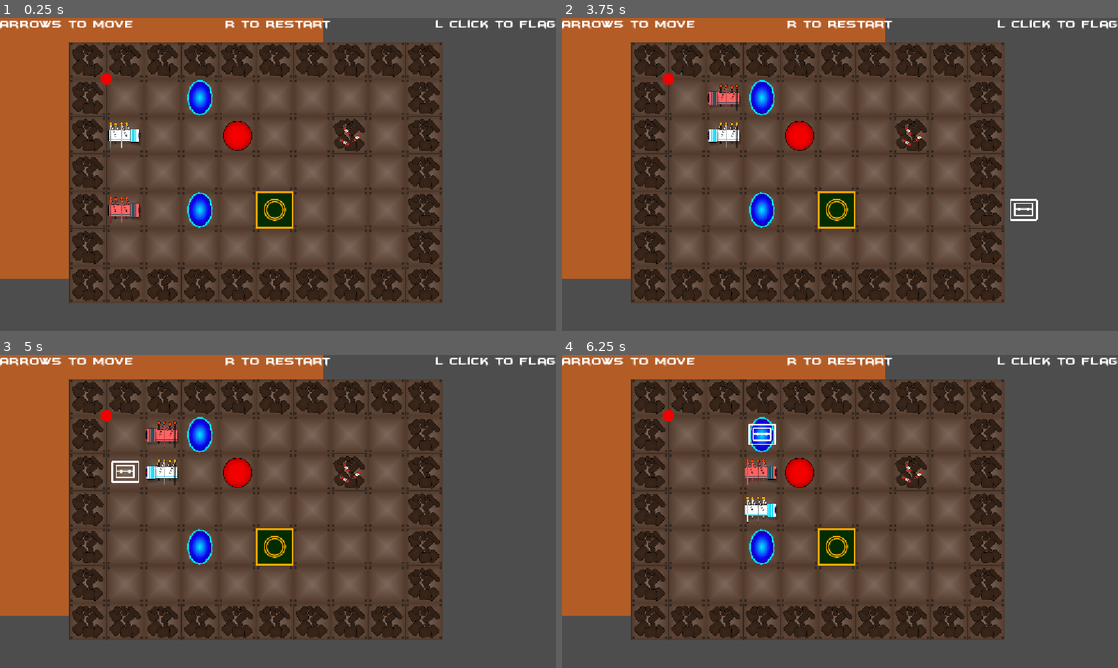
Above: before the commit, frames 1-4 (two rows, left to right).
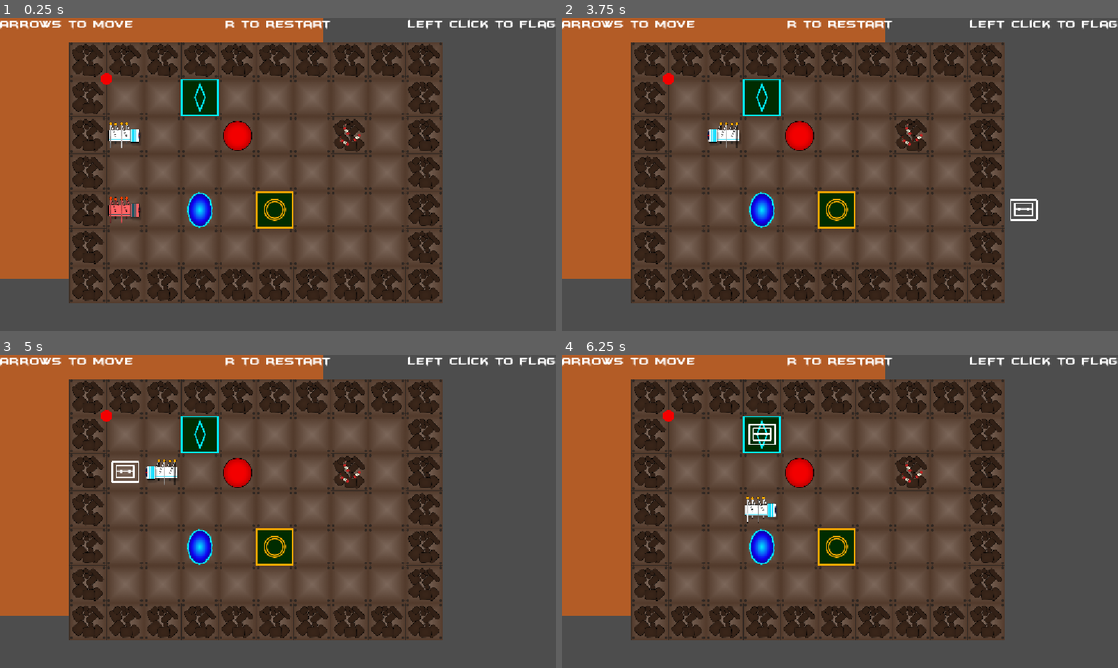
Above: after the commit, the same moments.

Repository: yuesubi/unijam-2026
Game: Godot game, scene res://Arthur/test_level.tscn
Same seed, same stepped clock (60 frames per second), same inputs: the game is played once before the commit and once after it. This scene is started directly instead of the project's main scene.
Inputs (mouse positions are in pixels of both pictures, inside the frame that each line leads up to):
- Up to frame 1 (0.25 s): no input
- Up to frame 2 (3.75 s): tap Enter (ui_accept) at 0.5, 0.77, 1.25, 1.52, 2, 2.75, 3.02, 3.5 s; move the mouse to (962, 158) at 0.52 s; hold Right (ui_right) 0.53-1.28 s; click (962, 158) at 0.6 s; move the mouse to (728, 190) at 1.27 s; hold Down (ui_down) 1.28-2.03 s; click (728, 190) at 1.35 s; move the mouse to (895, 105) at 2.02 s; hold Right (ui_right) 2.03-2.78 s; click (895, 105) at 2.1 s; move the mouse to (812, 237) at 2.77 s; hold Up (ui_up) 2.78-3.53 s; click (812, 237) at 2.85 s; move the mouse to (1006, 221) at 3.52 s; hold Left (ui_left) from 3.53 s (still down); click (1006, 221) at 3.6 s
- Up to frame 3 (5 s): keep holding Left (ui_left); tap Enter (ui_accept) at 3.77, 4.25, 4.52 s; move the mouse to (111, 464) at 4.27 s; click (111, 464) at 4.35 s
- Up to frame 4 (6.25 s): move the mouse to (867, 511) at 5.02 s; release Left (ui_left) at 5.03 s; hold Down (ui_down) 5.03-5.78 s; click (867, 511) at 5.1 s; move the mouse to (756, 433) at 5.77 s; hold Right (ui_right) from 5.78 s (still down); click (756, 433) at 5.85 s; tap Enter (ui_accept) at 6.02 s

The runs differ from the first frame. In frame 1, 0.9% of the frame differs, in the area x 32-80%, y 0-32%; in frame 2, 1.2%, in the area x 26-80%, y 0-32%; in frame 3, 1.2%; in frame 4, 1.1%.

Commit message:
Fixed portal bug bvhjgfcvbjghfcvhgytfcuytfgc
Also changed text "L click" to "Left click"

Diff:
--- a/into-the-maze/Arthur/test_level.tscn
+++ b/into-the-maze/Arthur/test_level.tscn
@@ -2,41 +2,45 @@
 
 [ext_resource type="PackedScene" uid="uid://c7q4y8ug8og56" path="res://Scenes/level_base.tscn" id="1_oees7"]
 [ext_resource type="PackedScene" uid="uid://k853sanxs4hq" path="res://Scenes/button/button.tscn" id="2_lsky8"]
+[ext_resource type="Texture2D" uid="uid://cf2lsp2od0ra7" path="res://Assets/spider/Spider_Right.png" id="2_wnxse"]
 [ext_resource type="PackedScene" uid="uid://ba8tmddrsgu8t" path="res://Scenes/button/bomb_wall.tscn" id="3_xi1o6"]
 [ext_resource type="PackedScene" uid="uid://c5ei7li4risa4" path="res://Scenes/button/radar_button.tscn" id="4_v1qq4"]
 [ext_resource type="PackedScene" uid="uid://ca3mxg3j3gm5h" path="res://Scenes/portal/portal.tscn" id="5_vig6h"]
+[ext_resource type="PackedScene" uid="uid://ddtidhypefqra" path="res://Scenes/portal/portal_radar.tscn" id="7_ccywu"]
 
 [node name="test_level" unique_id=402574150 instance=ExtResource("1_oees7")]
 
-[node name="Player" parent="." index="0" unique_id=1499959281]
+[node name="Player" parent="level_base2" parent_id_path=PackedInt32Array(402574150) index="0" unique_id=1499959281]
 position = Vector2(0, 129)
 
-[node name="invis_player" parent="." index="1" unique_id=1802008750]
+[node name="invis_player" parent="level_base2" parent_id_path=PackedInt32Array(402574150) index="1" unique_id=1802008750]
 position = Vector2(0, 377)
 
-[node name="Sprite2D" parent="invis_player" index="0" unique_id=1184983573]
-visible = true
+[node name="invis_player#Sprite2D" type="Sprite2D" parent="level_base2/invis_player" index="0" unique_id=1184983573]
+modulate = Color(1, 0.39215687, 0.39215687, 1)
+position = Vector2(64, 64)
+texture = ExtResource("2_wnxse")
 
-[node name="TileMap" parent="." index="2" unique_id=1646785559]
+[node name="TileMap" parent="level_base2" parent_id_path=PackedInt32Array(402574150) index="2" unique_id=1646785559]
 tile_map_data = PackedByteArray("AAAIAAEACwABAAAAAAAIAAMACwABAAAAAAABAAIACwAAAAAAAAABAAAACwAAAAAAAAACAAAACwAAAAAAAAADAA …(1040 unchanged characters)…
 
-[node name="StaticBody2D" parent="." index="3" unique_id=625301696 instance=ExtResource("3_xi1o6")]
+[node name="StaticBody2D" parent="." index="2" unique_id=625301696 instance=ExtResource("3_xi1o6")]
 position = Vector2(765, 133)
 
-[node name="button" parent="." index="4" unique_id=899705201 node_paths=PackedStringArray("linked_walls", "linked_buttons") instance=ExtResource("2_lsky8")]
+[node name="button" parent="." index="3" unique_id=899705201 node_paths=PackedStringArray("linked_walls", "linked_buttons") instance=ExtResource("2_lsky8")]
 position = Vector2(386, 124)
 linked_walls = [NodePath("../StaticBody2D")]
 linked_buttons = [NodePath("../button2")]
 
-[node name="button2" parent="." index="5" unique_id=56636828 node_paths=PackedStringArray("linked_walls", "linked_buttons") instance=ExtResource("4_v1qq4")]
+[node name="button2" parent="." index="4" unique_id=56636828 node_paths=PackedStringArray("linked_walls", "linked_buttons") instance=ExtResource("4_v1qq4")]
 position = Vector2(509, 379)
 linked_walls = [NodePath("../StaticBody2D")]
 linked_buttons = [NodePath("../button")]
 
-[node name="Portal2" parent="." index="7" unique_id=666642668 node_paths=PackedStringArray("linkedPortal") instance=ExtResource("5_vig6h")]
-position = Vector2(255, -12)
-linkedPortal = NodePath("../Portal")
-
-[node name="Portal" parent="." index="8" unique_id=1833809616 node_paths=PackedStringArray("linkedPortal") instance=ExtResource("5_vig6h")]
+[node name="Portal" parent="." index="5" unique_id=1833809616 node_paths=PackedStringArray("linkedPortal") instance=ExtResource("5_vig6h")]
 position = Vector2(255, 384)
 linkedPortal = NodePath("../Portal2")
+
+[node name="Portal2" parent="." index="6" unique_id=399776018 node_paths=PackedStringArray("linkedPortal") instance=ExtResource("7_ccywu")]
+position = Vector2(247, 2)
+linkedPortal = NodePath("../Portal")
--- a/into-the-maze/Scenes/level_base.tscn
+++ b/into-the-maze/Scenes/level_base.tscn
@@ -221,7 +221,7 @@
 offset_bottom = 25.0
 grow_horizontal = 0
 theme_override_font_sizes/font_size = 24
-text = "L Click to flag"
+text = "Left Click to flag"
 horizontal_alignment = 2
 
 [connection signal="death" from="level_base2" to="." method="reload_scene"]
--- a/into-the-maze/Scenes/portal/portal_radar.tscn
+++ b/into-the-maze/Scenes/portal/portal_radar.tscn
@@ -18,3 +18,5 @@
 [node name="CollisionShape2D" type="CollisionShape2D" parent="." unique_id=1999173525]
 position = Vector2(64, 64)
 shape = SubResource("RectangleShape2D_k41lo")
+
+[connection signal="area_entered" from="." to="." method="_on_area_entered"]
--- a/into-the-maze/Scripts/Portal/Portal.gd
+++ b/into-the-maze/Scripts/Portal/Portal.gd
@@ -3,24 +3,21 @@
 
 @export var linkedPortal: Portal
 var tile_size = 128
+
 # Called when the node enters the scene tree for the first time.
 func _ready() -> void:
 	position = position.snapped(Vector2.ONE * tile_size)
 
-
-
 func _on_area_entered(area: Area2D) -> void:
 	if area is Player:
 		if not area.warping:
-			print("warping")
 			area.warping = true
 			var next_pos = linkedPortal.position
+			await area.movement_ended
 			area.position = next_pos.snapped(Vector2.ONE * tile_size)
-
 			#SFX
 			if area.sprite.visible : SfxPlayer.play(SfxPlayer.Warp)
 		else:
-			print("not warping")
 			area.warping = false
 			if get_collision_layer_value(5):
 				area.sprite.show()
--- a/into-the-maze/Scripts/player.gd
+++ b/into-the-maze/Scripts/player.gd
@@ -91,29 +91,3 @@
 		layer=tile_data.get_custom_data("layer")
 	if layer==2:
 		objective_left.emit()
-
-
-'''func _on_area_entered(area: Area2D) -> void:
-	print(area)
-	if area is Portal:
-		if warping:
-			print("not warping")
-			if area.get_collision_layer_value(5):
-				sprite.show()
-			else:
-				sprite.hide()
-			movement_ended.emit()
-		else:
-			print("warping")
-			warping = true
-			var next_pos = area.linkedPortal.position
-			print(next_pos)
-			position = next_pos.snapped(Vector2.ONE * tile_size)
-			# SFX
-			if sprite.visible : SfxPlayer.play(SfxPlayer.Warp)
-
-			await movement_ended
-			await get_tree().create_timer(0.1).timeout
-			print("done")
-			warping = false'''
-#384 ; -128
